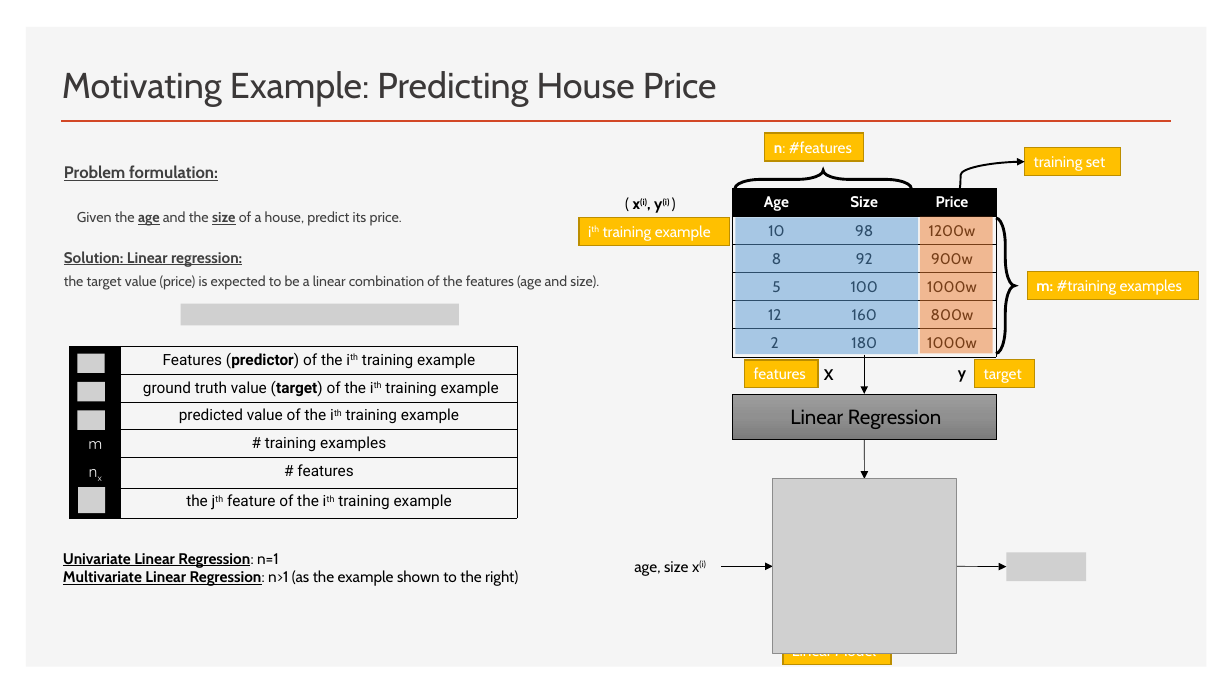
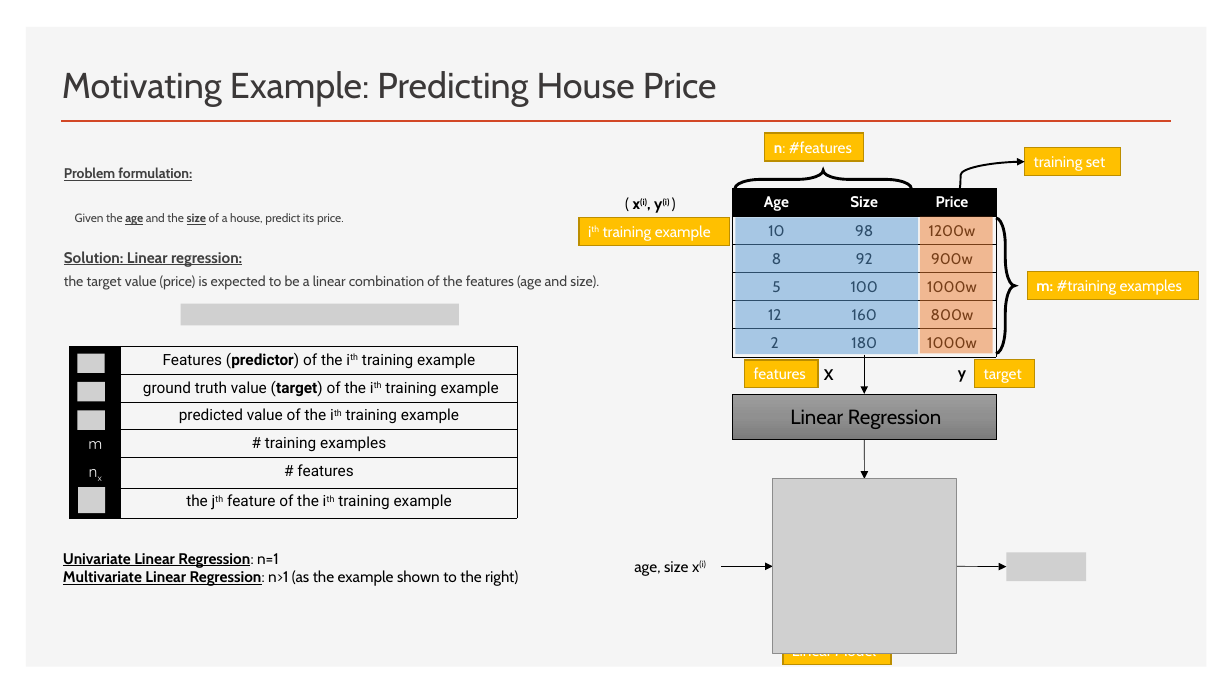
Before and after one commit to ichenwang/ml-course, a slide deck: slide 4 of lecture-2-linear-regression/slides/lecture-2-linear-regression.pptx. Drawn at 1232x693 pixels with LibreOffice and Linux fonts; fonts in the diff are those of the drawing; grey boxes stand for pictures. Boxes give left, top, right and bottom in pixels: in the first picture for what was removed or moved away, otherwise in the second. Text is boxed around its words. In the diff, an @@ line names an element or a change of style, - is before the commit and + after.

```diff
--- a/lecture-2-linear-regression/slides/lecture-2-linear-regression.pptx
+++ b/lecture-2-linear-regression/slides/lecture-2-linear-regression.pptx
@@ text "Problem formulation:" at box(64, 167, 344, 225): size 12.9 to 10.8 pt in "Problem formulation:"; size 11.1 to 9.3 pt in "Given the age and the size of ..." @@
```
Also in this commit, not shown: 1 slide added, 6 other files.
